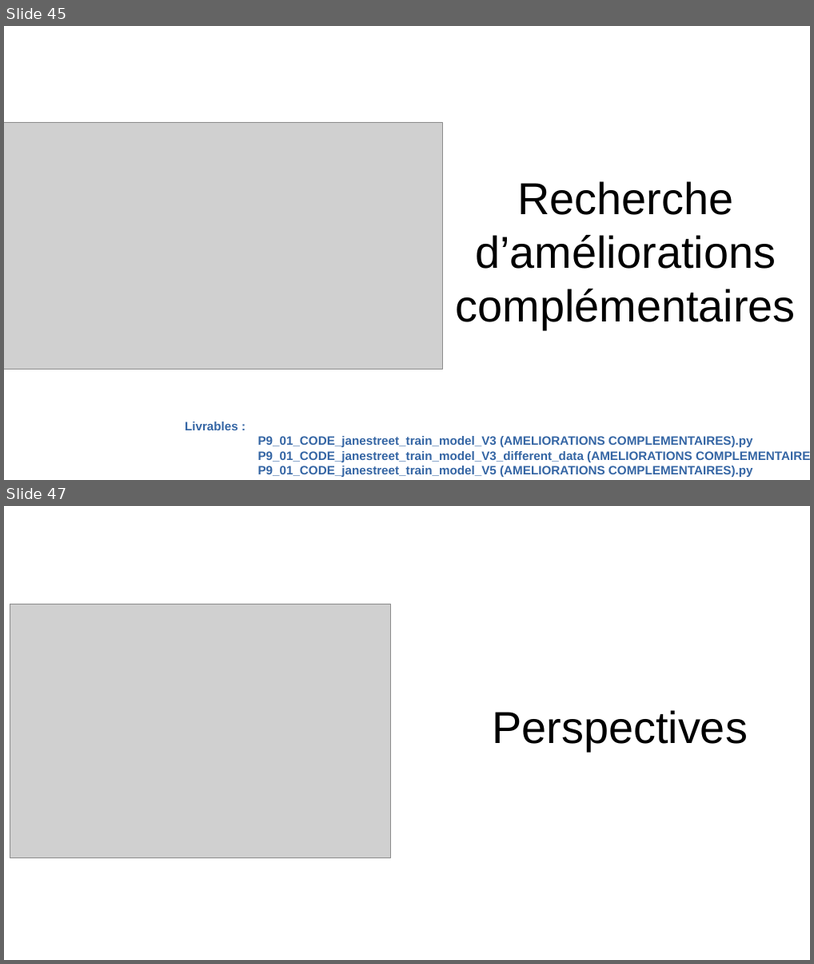
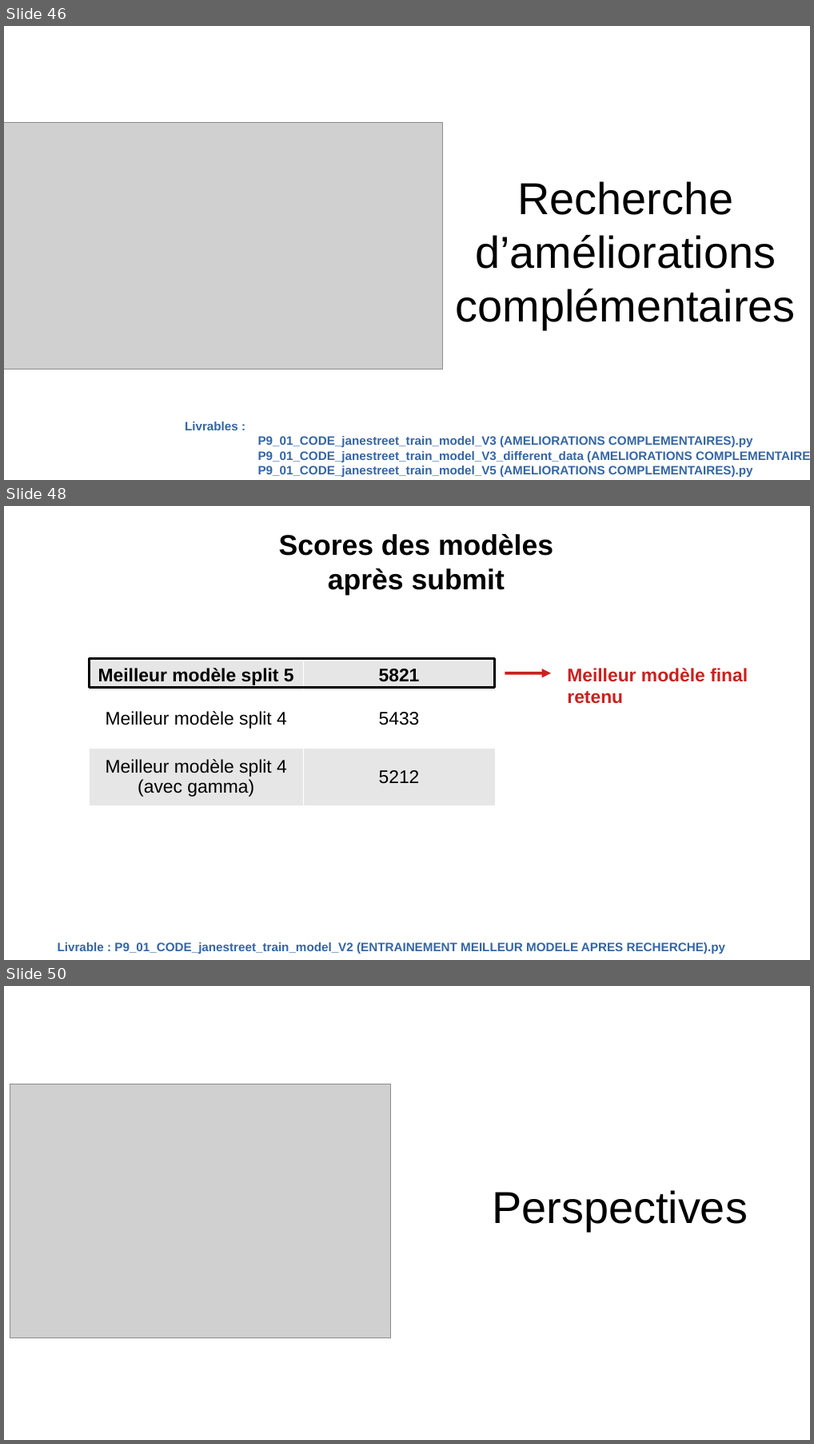
Before and after one commit to Severac/openclassrooms, a slide deck: PJ9/Presentation/PJ9_Presentation.odp. Shown one above the other, each under a label of ours: slides 45 and 47 before the commit, slides 46, 48 and 50 after it; the slides between them are not shown. The pictures are 814x964 and 814x1444 pixels, drawn with LibreOffice and Linux fonts; fonts in the diff are those of the drawing; grey boxes stand for pictures. Boxes give left, top, right and bottom in pixels: in the first picture for what was removed or moved away, otherwise in the second. Text is boxed around its words. In the diff, an @@ line names an element or a change of style, - is before the commit and + after.

Commit message:
PJ9 màj livrables, présentation

```diff
--- a/PJ9/Presentation/PJ9_Presentation.odp
+++ b/PJ9/Presentation/PJ9_Presentation.odp
@@ slide 48 added at [4, 506, 810, 960], background #FFFFFF @@
@@ text added at [279, 534, 554, 595], 28 pt, text #000000, bold @@
+Scores des modèles
+après submit
@@ table added at [89, 631, 495, 802], 4 rows, 2 columns @@
+ | 
+Meilleur modèle split 5 | 5821
+Meilleur modèle split 4 | 5433
+Meilleur modèle split 4 (avec gamma) | 5212
@@ rectangle added at [89, 659, 495, 688], outline #000000 2.3 pt @@
@@ arrow added from (506, 673) to (551, 673), #C9211E 3 pt @@
@@ text added at [567, 668, 748, 704], 18 pt, text #C9211E, bold @@
+Meilleur modèle final
+retenu
@@ text added at [58, 942, 726, 953], 12 pt, text #3465A4, bold @@
+Livrable : P9_01_CODE_janestreet_train_model_V2 (ENTRAINEMENT MEILLEUR MODELE APRES RECHERCHE).py
@@ what was slide 45 is now slide 46 @@
@@ what was slide 47 is now slide 50 @@
```
Also in this commit, not shown: 7 slides changed, 3 other slides added, 2 other files.
